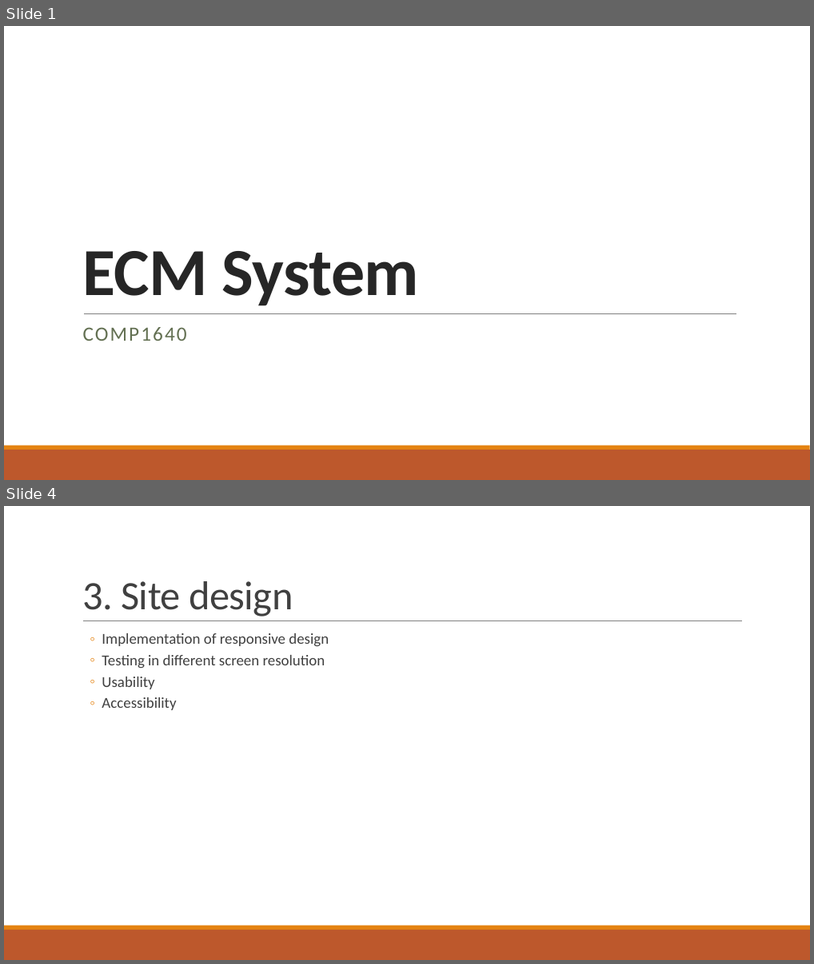
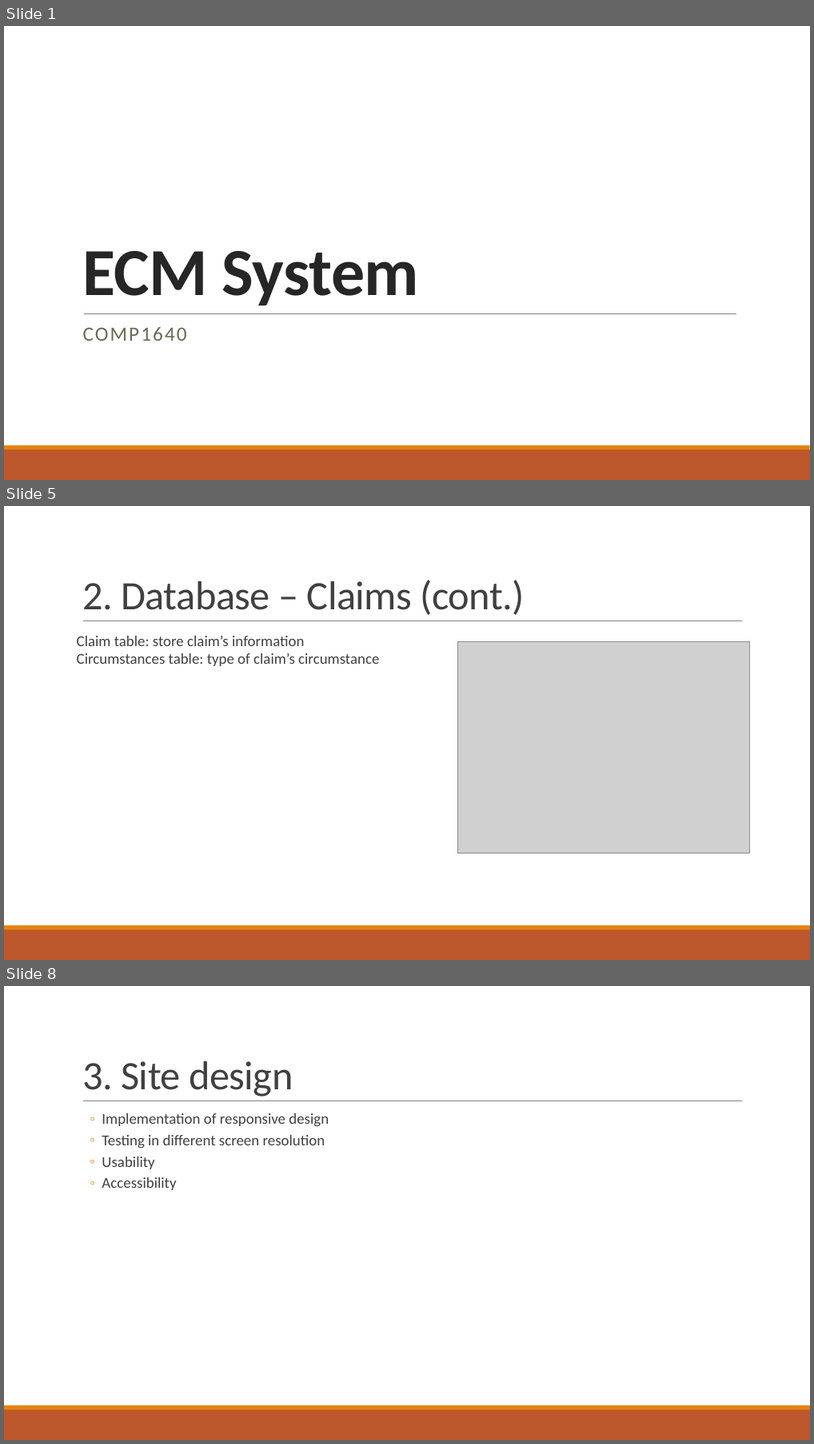
Before and after one commit to kaka-develop/ec-management, a slide deck: documents/Presentation.pptx. Shown one above the other, each under a label of ours: slides 1 and 4 before the commit, slides 1, 5 and 8 after it; the slides between them are not shown. The pictures are 814x964 and 814x1444 pixels, drawn with LibreOffice and Linux fonts; fonts in the diff are those of the drawing; grey boxes stand for pictures. Boxes give left, top, right and bottom in pixels: in the first picture for what was removed or moved away, otherwise in the second. Text is boxed around its words. In the diff, an @@ line names an element or a change of style, - is before the commit and + after.

```diff
--- a/documents/Presentation.pptx
+++ b/documents/Presentation.pptx
@@ slide 5 added at (4,506,810,960), background #FFFFFF; not listed: 3 template elements that a slide beside it also shows @@
@@ title added at (82,580,525,615), 48 pt, text #404040 @@
+2. Database – Claims (cont.)
@@ text added at (77,636,379,666), 18 pt, text #404040 @@
+  Claim table: store claim’s information
+  Circumstances table: type of claim’s circumstance
@@ picture added at (458,641,750,852) @@
@@ what was slide 4 is now slide 8 @@
```
Also in this commit, not shown: 2 slides changed, 4 other slides added, 2 slides removed, 6 other files.
